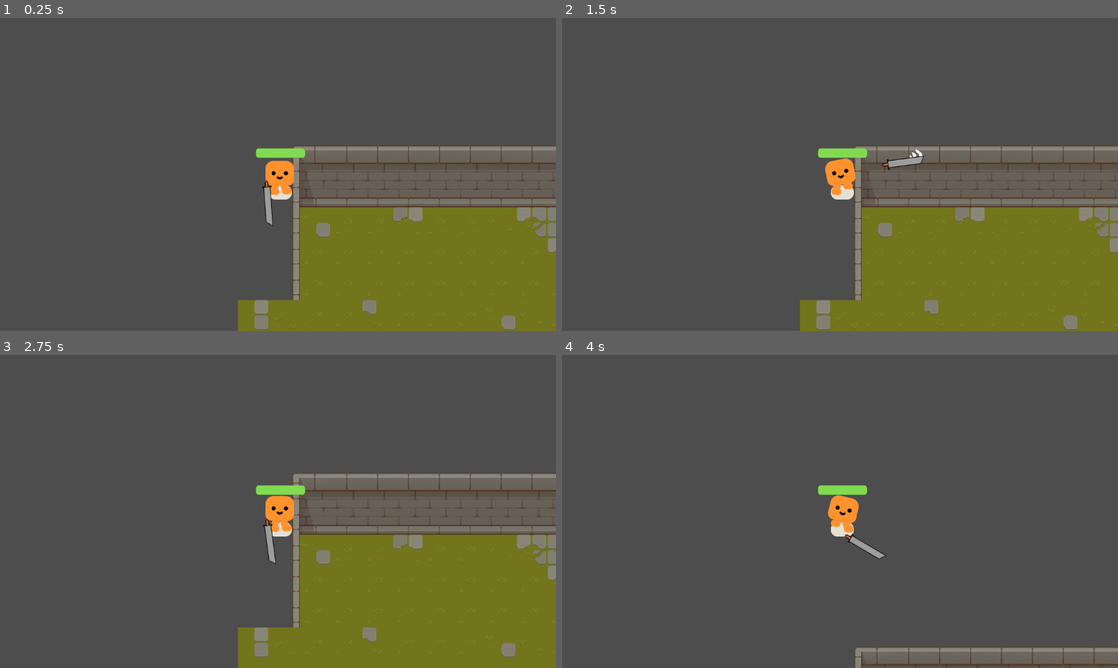
Above: before the commit, frames 1-4 (two rows, left to right).
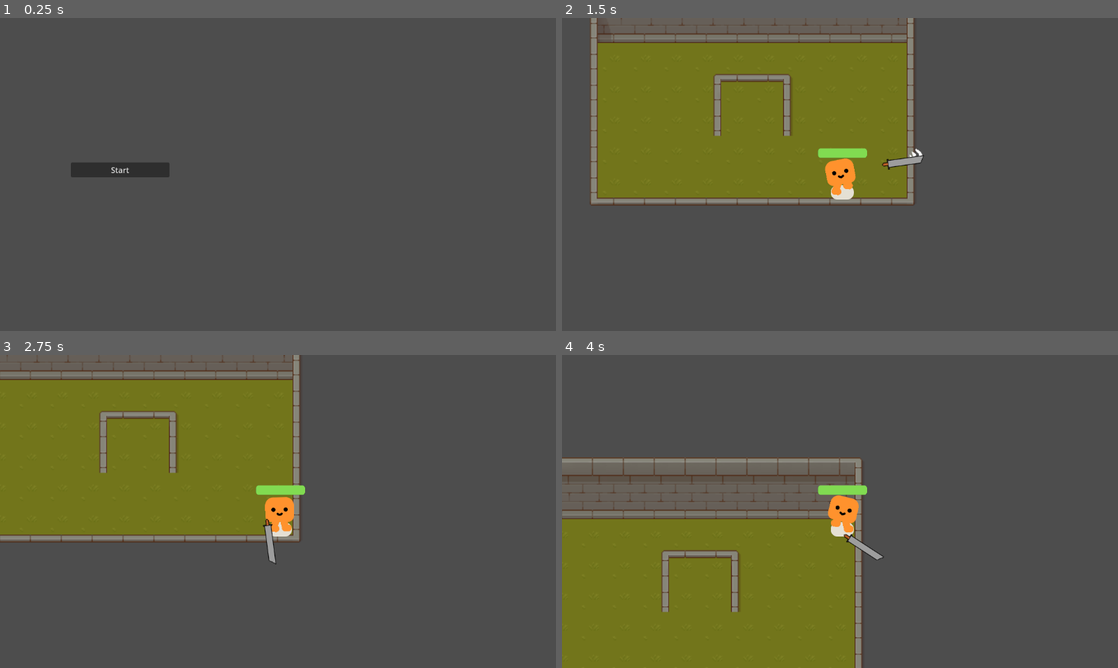
Above: after the commit, the same moments.

Repository: Filip22022/MazePrisoner
Game: Godot game, scene res://game.tscn
The game is run twice, just before and just after one commit, with the same random seed, the same clock (stepped at 60 frames per second) and the same inputs.
Inputs (mouse positions are in pixels of both pictures, inside the frame that each line leads up to):
- Up to frame 1 (0.25 s): no input
- Up to frame 2 (1.5 s): click (684, 171) at 0.5 s, where only the run after the commit has a clickable "Start"; move the mouse to (962, 158) at 1.27 s; hold D (move_right) from 1.28 s (still down); click (962, 158) at 1.35 s
- Up to frame 3 (2.75 s): move the mouse to (166, 527) at 2.02 s; release D (move_right) at 2.03 s; hold S (move_down) from 2.03 s (still down); click (166, 527) at 2.1 s
- Up to frame 4 (4 s): move the mouse to (895, 442) at 2.77 s; release S (move_down) at 2.78 s; hold D (move_right) 2.78-3.53 s; click (895, 442) at 2.85 s; move the mouse to (812, 574) at 3.52 s; hold W (move_up) from 3.53 s (still down); click (812, 574) at 3.6 s

The runs differ from the first frame. In frame 1, 28% of the frame differs, in the area x 12-100%, y 40-100%; in frame 2, 58%; in frame 3, 59%, in the area x 0-100%, y 0-100%; in frame 4, 36%.
Error before the commit: Invalid assignment of property or key 'position' with value of type 'Nil' on a base object of type 'CharacterBody2D (player.gd)'. (res://scenes/SceneManager.gd…

Commit message:
Add start menu, try to connect rooms

Diff:
--- a/game.tscn
+++ b/game.tscn
@@ -1,21 +1,21 @@
-[gd_scene load_steps=4 format=3 uid="uid://bfupgidqu24r1"]
+[gd_scene load_steps=5 format=3 uid="uid://bfupgidqu24r1"]
 
-[ext_resource type="PackedScene" uid="uid://bjtvug2n8i8vt" path="res://player.tscn" id="1_3mhmv"]
 [ext_resource type="Script" path="res://game.gd" id="1_hxirs"]
 [ext_resource type="Script" path="res://scenes/SceneManager.gd" id="3_jjlmg"]
+[ext_resource type="PackedScene" uid="uid://bsq8kcfy5acg5" path="res://scenes/menus/start_menu.tscn" id="4_e1sqp"]
+[ext_resource type="Script" path="res://maze_generation/MazeGenerator.gd" id="4_kpke4"]
 
 [node name="Game" type="Node2D"]
 y_sort_enabled = true
 position = Vector2(1, 0)
 script = ExtResource("1_hxirs")
 
-[node name="Player" parent="." instance=ExtResource("1_3mhmv")]
-unique_name_in_owner = true
-position = Vector2(287, 163)
-
-[node name="Camera2D" type="Camera2D" parent="Player"]
-zoom = Vector2(2, 2)
-position_smoothing_speed = 30.0
-
 [node name="SceneManager" type="Node2D" parent="."]
 script = ExtResource("3_jjlmg")
+
+[node name="StartMenu" parent="SceneManager" instance=ExtResource("4_e1sqp")]
+position = Vector2(2, 2)
+
+[node name="MazeGenerator" type="TileMap" parent="SceneManager"]
+format = 2
+script = ExtResource("4_kpke4")
--- a/maze_generation/MazeGenerator.gd
+++ b/maze_generation/MazeGenerator.gd
@@ -1,12 +1,13 @@
+class_name MazeGenerator
 extends TileMap
 
 var size: int = 11
 var rooms = []
 var ready_path = []
 var rng: RandomNumberGenerator
-var color_counter = 2
-var started = false
-var tick = 0
+var starting_cell: MazeRoom
+#var color_counter = 2
+#var tick = 0
 
 func _init():
 	rng = RandomNumberGenerator.new()
@@ -19,14 +20,41 @@
 			room.x = i
 			room. y = j
 			rooms[i].append(room)
-			_visualize(room,0)
+			#_visualize(room,0)
 
 	# Choose center cell as starting cell
-	var starting_cell = rooms[(size-1)/2][(size-1)/2]
+	self.starting_cell = rooms[(size-1)/2][(size-1)/2]
+	ready_path.append(starting_cell)
+	#_visualize_ends(starting_cell)
 
-	ready_path.append(starting_cell)
-	_visualize_ends(starting_cell)
+
+func _maze_incomplete():
+	for i in range(size):
+		for j in range(size):
+			if rooms[i][j] not in ready_path:
+				return true
+	return false
+
+#func _process(delta):
+	#if maze_incomplete():
+		#if tick == 20:
+			#tick = 0
+			#generate_new_path()
+			#
+		#else:
+			#tick += 1
+			#
+	#_show_rooms()
+
+func generate_maze():
+	while _maze_incomplete():
+		_generate_new_path()
 	var escape_cell = _random_escape_cell()
+	escape_cell.set_as_final()
+	return ready_path
+
+func get_starting_room():
+	return self.starting_cell
 
 func _random_escape_cell():
 	# Choose random edge cell as escape_cell
@@ -37,46 +65,24 @@
 	_visualize_ends(escape_cell)
 	return escape_cell
 
-func maze_incomplete():
-	for i in range(size):
-		for j in range(size):
-			if rooms[i][j] not in ready_path:
-				return true
-	return false
-
-func _process(delta):
-	if maze_incomplete():
-		if tick == 20:
-			tick = 0
-			generate_new_path()
-
-		else:
-			tick += 1
-	else:
-		remove_colors()
-
-	show_rooms()
-
-func generate_new_path():
+func _generate_new_path():
 	var current_cell = _random_new_cell()
 	var current_path = []
 	current_path.append(current_cell)
 	while true:
-		var new_cell = open_wall(current_cell)
+		var new_cell = _open_wall(current_cell)
 		if new_cell in ready_path:
 			current_path.append(new_cell)
-			color_path(current_path)
-			merge_path(current_path)
+			#_color_path(current_path)
+			_merge_path(current_path)
 			return
 		if new_cell in current_path:
-			erase_loop(current_path, new_cell)
+			_erase_loop(current_path, new_cell)
 
 		current_cell = new_cell
 		current_path.append(current_cell)
 
-
-
-func open_wall(cell):
+func _open_wall(cell):
 	var new_cell: MazeRoom = null
 	while new_cell == null:
 		match rng.randi_range(0,3):
@@ -98,26 +104,18 @@
 					new_cell = rooms[cell.x-1][cell.y]
 	return new_cell
 
-func erase_loop(current_path, repeated_room):
+func _erase_loop(current_path, repeated_room):
 	var start = current_path.find(repeated_room)
 	for i in range(len(current_path), start, -1):
 		var popped_cell = current_path.pop_back()
 		#popped_cell.close_room()
-		popped_cell.set_color(0)
+		#popped_cell.set_color(0)
 
-func merge_path(new_path):
+func _merge_path(new_path):
 	for i in range(len(new_path)-1):
 		var room = new_path[i]
 		room.connect_room(new_path[i+1])
 		ready_path.append(room)
-
-func color_path(path):
-	for cell in path:
-		cell.set_color(color_counter)
-
-	color_counter += 1
-	if color_counter > 11:
-		color_counter = 2
 
 func _random_new_cell():
 	var x = rng.randi_range(0,size-1)
@@ -130,15 +128,21 @@
 	var new_cell = rooms[x][y]
 	return new_cell
 
+#func _color_path(path):
+	##for cell in path:
+		##cell.set_color(color_counter)
+		#
+	#color_counter += 1
+	#if color_counter > 11:
+		#color_counter = 2
 
-func show_rooms():
+func _show_rooms():
 	for row in rooms:
 		for room in row:
 			_visualize(room, room.color)
 			_visualize_walls(room)
 
-
-func remove_colors():
+func _remove_colors():
 	for row in rooms:
 		for room in row:
 			_visualize(room, 0)
--- a/maze_generation/MazeRoom.gd
+++ b/maze_generation/MazeRoom.gd
@@ -7,6 +7,7 @@
 var connected_rooms = {}
 var walls_id = 15
 var color = 0
+var is_final = false
 
 func connect_room(other_room):
 	var side = check_neighbor_side(other_room)
@@ -36,6 +37,9 @@
 func close_room():
 	self.walls_id = 0
 
+func set_as_final():
+	self.is_final = true
+
 func check_neighbor_side(r2):
 	if (self.x - r2.x == -1 && self.y == r2.y):
 		return Room_Directions.Direction.Right
@@ -47,4 +51,4 @@
 		return Room_Directions.Direction.Down
 
 func get_scene_path():
-	room_scene_path = Rooms.get_room(self.walls_id)
+	room_scene_path = Rooms.get_room_path(self.walls_id)
--- a/player.tscn
+++ b/player.tscn
@@ -80,3 +80,7 @@
 [node name="CollisionShape2D" type="CollisionShape2D" parent="AreaTracker"]
 position = Vector2(3.33333, 10)
 shape = SubResource("CapsuleShape2D_5xh3s")
+
+[node name="Camera2D" type="Camera2D" parent="."]
+zoom = Vector2(2, 2)
+position_smoothing_speed = 30.0
--- a/project.godot
+++ b/project.godot
@@ -74,10 +74,9 @@
 
 [application]
 
-config/name="Your First 2D Game With Godot 4: START (GDQuest)"
+config/name="MazePrisoner"
 run/main_scene="res://game.tscn"
 config/features=PackedStringArray("4.2", "Forward Plus")
-config/icon="res://icon.png"
 
 [autoload]
 
--- a/scenes/Scene.gd
+++ b/scenes/Scene.gd
@@ -4,12 +4,6 @@
 signal scene_change_requested(path: String, direction: Room_Directions.Direction)
 
 var entered_from: Room_Directions.Direction
-
-func spawn_player():
-	var p = load("res://player.tscn")
-	var player = p.instantiate()
-	player.position = $PlayerSpawn.position
-	add_child(player)
 
 func initialize(connections: Dictionary = {}):
 	if len(connections) > 0:
--- a/scenes/SceneManager.gd
+++ b/scenes/SceneManager.gd
@@ -1,10 +1,17 @@
 class_name SceneManager
 extends Node2D
 
+
 var current_scene: Scene = null
+var rooms = []
+var start: MazeRoom
 
-func _init():
-	change_scene("res://scenes/rooms/room1.tscn", Room_Directions.Direction.Down)
+func _ready():
+	#change_scene("res://scenes/rooms/room15.tscn", Room_Directions.Direction.Down)
+	current_scene = $StartMenu
+	current_scene.scene_change_requested.connect(start_game)
+	self.rooms = $MazeGenerator.generate_maze()
+	self.start = $MazeGenerator.get_starting_room()
 
 func change_scene(scene_path: String, direction: Room_Directions.Direction):
 	call_deferred("_deferred_change_scene", scene_path, direction)
@@ -20,8 +27,25 @@
 
 	current_scene.scene_change_requested.connect(change_scene)
 	current_scene.entered_from = Room_Directions.opposite(direction)
-	%Player.position = current_scene.get_player_spawn()
+	if %Player:
+		%Player.position = current_scene.get_player_spawn()
+
+func start_game(scene_path: String, direction: Room_Directions.Direction):
+	var path = self.start.get_scene_path()
+	print(path)
+	path = path if path else scene_path
+	change_scene(path, direction)
+	call_deferred("spawn_player")
+
+
+func spawn_player():
+	var p = load("res://player.tscn")
+	var player = p.instantiate()
+	player.position = current_scene.get_player_spawn()
+	add_child(player)
 #
 #func change_room();
 	#change_scene(room)
 	#current_scene.initialize(room.connections)
+	#if current_scene.is_final:
+		#room.place_exit()
--- /dev/null
+++ b/scenes/menus/start_menu.gd
@@ -0,0 +1,4 @@
+extends Scene
+
+func _on_start_button_pressed():
+	scene_change_requested.emit("res://scenes/rooms/room15.tscn", Room_Directions.Direction.Down)
--- /dev/null
+++ b/scenes/menus/start_menu.tscn
@@ -0,0 +1,22 @@
+[gd_scene load_steps=2 format=3 uid="uid://bsq8kcfy5acg5"]
+
+[ext_resource type="Script" path="res://scenes/menus/start_menu.gd" id="1_bhxf0"]
+
+[node name="StartMenu" type="Node2D"]
+script = ExtResource("1_bhxf0")
+
+[node name="MarginContainer" type="MarginContainer" parent="."]
+offset_left = 144.0
+offset_top = 183.0
+offset_right = 348.0
+offset_bottom = 443.0
+
+[node name="VBoxContainer" type="VBoxContainer" parent="MarginContainer"]
+layout_mode = 2
+alignment = 1
+
+[node name="StartButton" type="Button" parent="MarginContainer/VBoxContainer"]
+layout_mode = 2
+text = "Start"
+
+[connection signal="pressed" from="MarginContainer/VBoxContainer/StartButton" to="." method="_on_start_button_pressed"]
--- a/scenes/objects/transition_area.gd
+++ b/scenes/objects/transition_area.gd
@@ -12,5 +12,5 @@
 func _ready():
 	connect("area_entered", _on_area_entered)
 
-func _on_area_entered(area):
+func _on_area_entered(_area):
 	emit_signal("transition_entered", destination_path, direction)
--- a/sword.gd
+++ b/sword.gd
@@ -8,7 +8,7 @@
 	collider.set_disabled(true)
 
 
-func _physics_process(delta):
+func _physics_process(_delta):
 	look_at(get_global_mouse_position())
 	if Input.is_action_just_pressed("Attack"):
 		_change_state(STATES.ATTACK)
@@ -24,5 +24,5 @@
 
 
 
-func _on_animation_player_animation_finished(anim_name):
+func _on_animation_player_animation_finished(_anim_name):
 	_change_state(STATES.IDLE)
